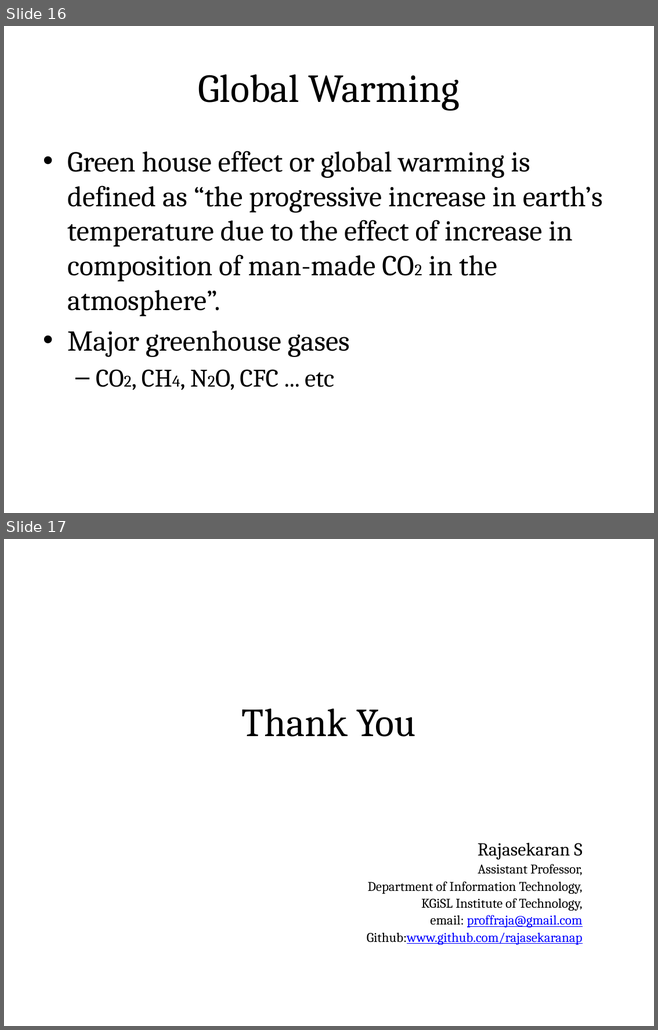
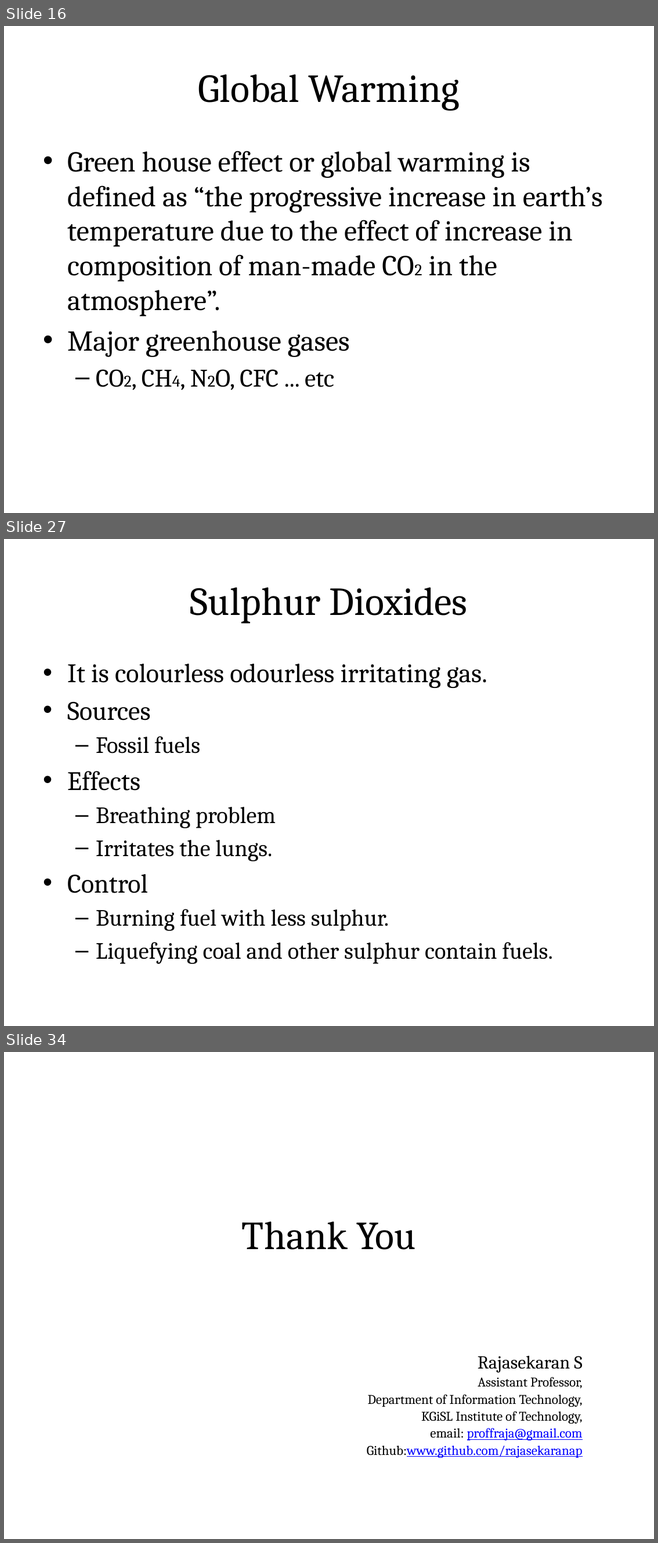
Before and after one commit to rajasekaran36/GE8291-Environmental-Science-and-Engineering, a slide deck: Slides/GE8291-U2.pptx. Shown one above the other, each under a label of ours: slides 16 and 17 before the commit, slides 16, 27 and 34 after it; the slides between them are not shown. The pictures are 658x1030 and 658x1543 pixels, drawn with LibreOffice and Linux fonts; fonts in the diff are those of the drawing. Boxes give left, top, right and bottom in pixels: in the first picture for what was removed or moved away, otherwise in the second. Text is boxed around its words. In the diff, an @@ line names an element or a change of style, - is before the commit and + after.

```diff
--- a/Slides/GE8291-U2.pptx
+++ b/Slides/GE8291-U2.pptx
@@ slide 27 added at bbox=[4, 539, 654, 1026], background #FFFFFF @@
@@ title added at bbox=[36, 559, 621, 640], fill gradient #DAFDA7 to #E4FCC2 to #F5FFE7, outline #98B955 0.75 pt, 44 pt, text #000000 @@
+Sulphur Dioxides
@@ text added at bbox=[67, 664, 552, 964], 25.9 pt, text #000000 @@
+• It is colourless odourless irritating gas.
+• Sources
+  – Fossil fuels
+• Effects
+  – Breathing problem
+  – Irritates the lungs.
+• Control
+  – Burning fuel with less sulphur.
+  – Liquefying coal and other sulphur contain fuels.
@@ what was slide 17 is now slide 34 @@
```
Also in this commit, not shown: 16 other slides added, 1 other file.
